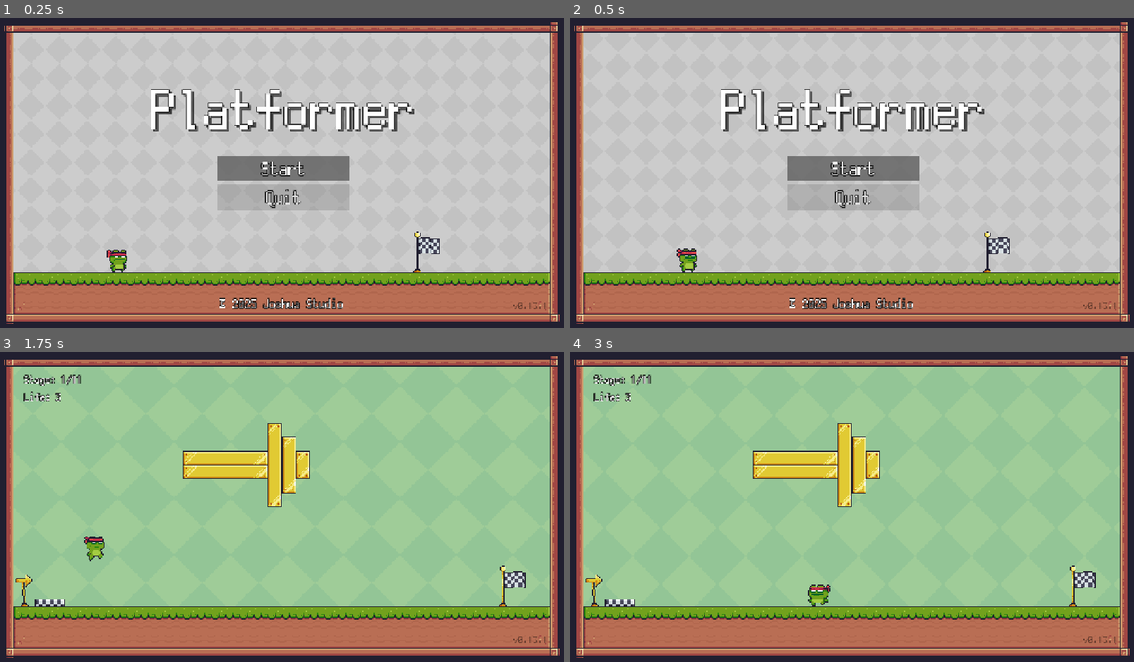
Above: before the commit, frames 1-4 (two rows, left to right).
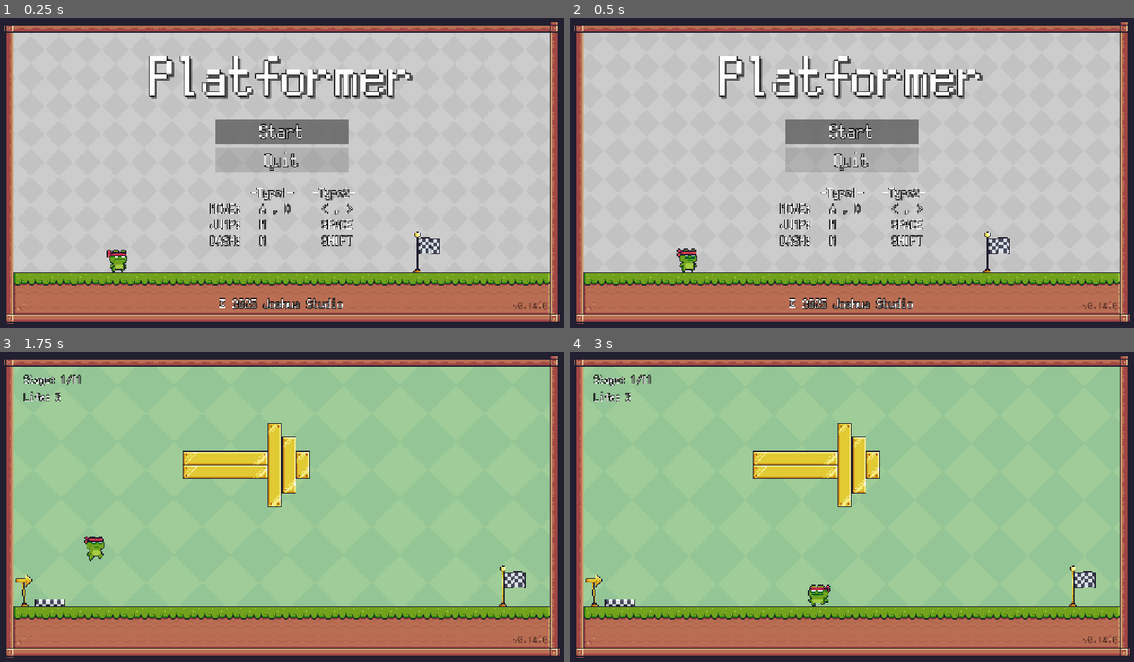
Above: after the commit, the same moments.

Repository: joshuafolkken/godot-2d-platformer
Game: Godot game, scene res://scenes/title.tscn
Two runs of this game, one before a commit and one after it. Both use one fixed random seed, a clock stepped at 60 frames per second and the inputs below.
Inputs:
- Up to frame 1 (0.25 s): no input
- Up to frame 2 (0.5 s): no input
- Up to frame 3 (1.75 s): click "Start" at 0.5 s; hold D (right) from 1.28 s (still down); tap Shift (dash) at 1.35 s; tap Space (jump) at 1.52 s
- Up to frame 4 (3 s): tap F (interact) at 2.1 s; tap Space (jump) at 2.27 s; release D (right) at 2.78 s; hold A (left) from 2.78 s (still down); tap Shift (dash) at 2.85 s

The runs differ from the first frame. In frame 1, 11% of the frame differs, in the area x 26-97%, y 12-94%; in frame 2, 11%; in frame 3, less than 0.1%; in frame 4, less than 0.1%.

Commit message:
how to play #58

Diff:
--- a/project.godot
+++ b/project.godot
@@ -11,7 +11,7 @@
 [application]
 
 config/name="Godot 2D Platformer"
-config/version="0.13.1"
+config/version="0.14.0"
 run/main_scene="uid://dfddsmhm3n04y"
 config/features=PackedStringArray("4.4", "Forward Plus")
 config/icon="res://icon.svg"
--- a/scenes/title.tscn
+++ b/scenes/title.tscn
@@ -71,15 +71,15 @@
 anchor_top = 0.5
 anchor_right = 0.5
 anchor_bottom = 0.5
-offset_left = -296.0
-offset_top = -192.0
-offset_right = 304.0
-offset_bottom = 81.0
+offset_left = -300.0
+offset_top = -272.0
+offset_right = 300.0
+offset_bottom = 206.0
 grow_horizontal = 2
 grow_vertical = 2
-theme_override_constants/separation = 40
+theme_override_constants/separation = 30
 
-[node name="Label" type="Label" parent="CanvasLayer/MainMenu"]
+[node name="GameName" type="Label" parent="CanvasLayer/MainMenu"]
 layout_mode = 2
 text = "Platformer"
 label_settings = SubResource("LabelSettings_0wfyh")
@@ -105,6 +105,16 @@
 theme_override_constants/outline_size = 5
 text = "Quit"
 
+[node name="HowToPlay" type="Label" parent="CanvasLayer/MainMenu"]
+layout_mode = 2
+text = "       -Type1-   -Type2-
+MOVE:   A , D     < , >
+JUMP:   M         SPACE
+DASH:   N         SHIFT
+"
+label_settings = SubResource("LabelSettings_yql1r")
+horizontal_alignment = 1
+
 [node name="VBoxContainer2" type="VBoxContainer" parent="CanvasLayer"]
 anchors_preset = 7
 anchor_left = 0.5
